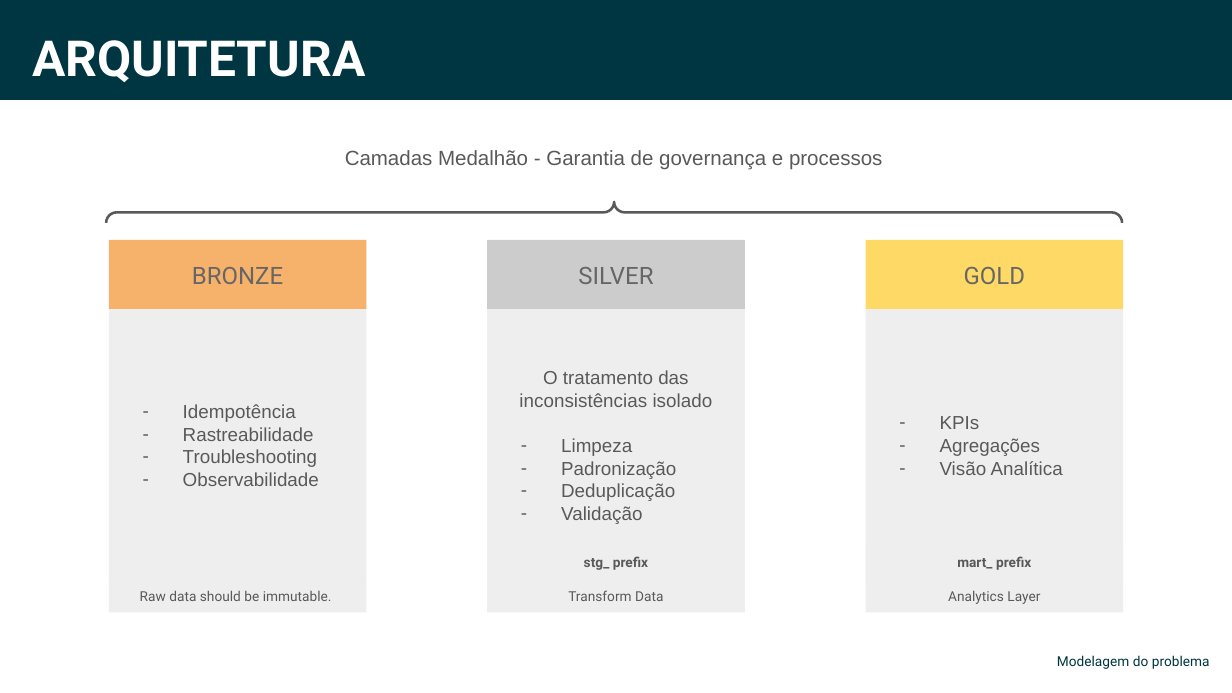
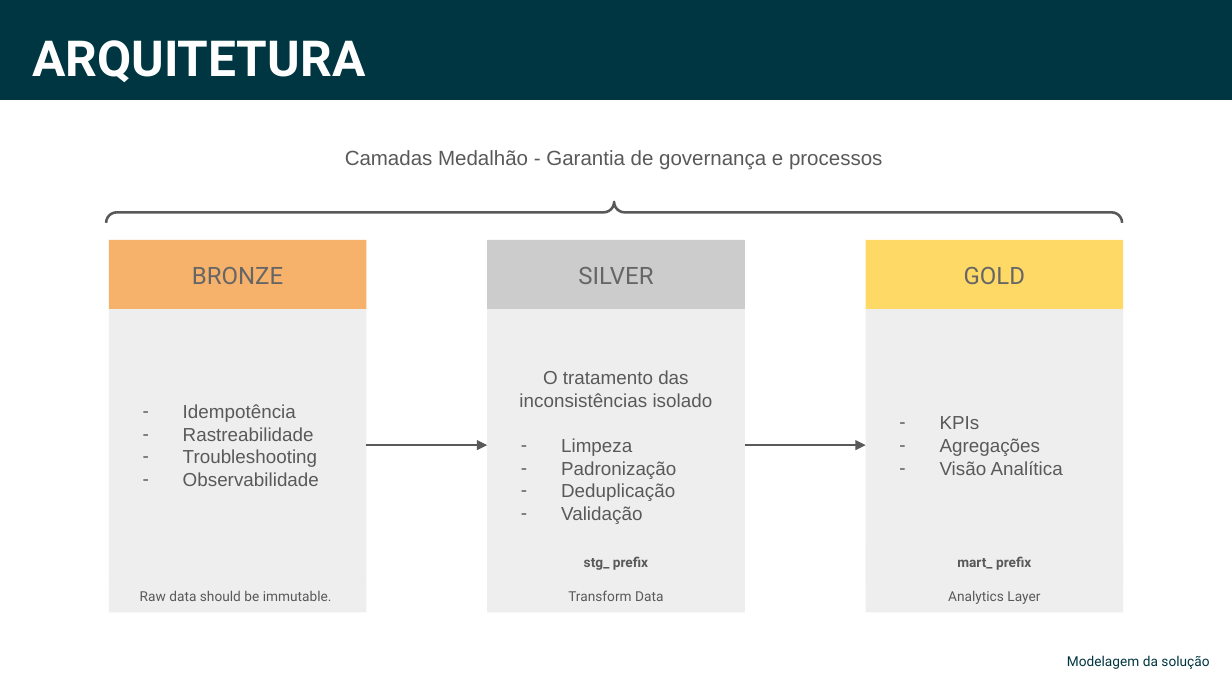
Before and after one commit to ebbonfimm/case_sicoob_coopllactia, a slide deck: slide 14 of Case Sicoob - Eduardo Bonfim.pptx. Drawn at 1232x693 pixels with LibreOffice and Linux fonts; fonts in the diff are those of the drawing. Boxes give left, top, right and bottom in pixels: in the first picture for what was removed or moved away, otherwise in the second. Text is boxed around its words. In the diff, an @@ line names an element or a change of style, - is before the commit and + after.

```diff
--- a/Case Sicoob - Eduardo Bonfim.pptx
+++ b/Case Sicoob - Eduardo Bonfim.pptx
@@ arrow added from (366, 445) to (487, 445), #595959 0.75 pt @@
@@ arrow added from (745, 445) to (866, 445), #595959 0.75 pt @@
@@ text at bbox=[1067, 655, 1209, 669]: text changed @@
-Modelagem do problema
+Modelagem da solução
```
Also in this commit, not shown: 11 other slides changed.
